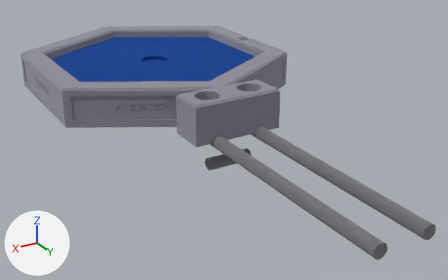
An edit to the glTF model public/models/worn.gltf, drawn before and after from the same camera.
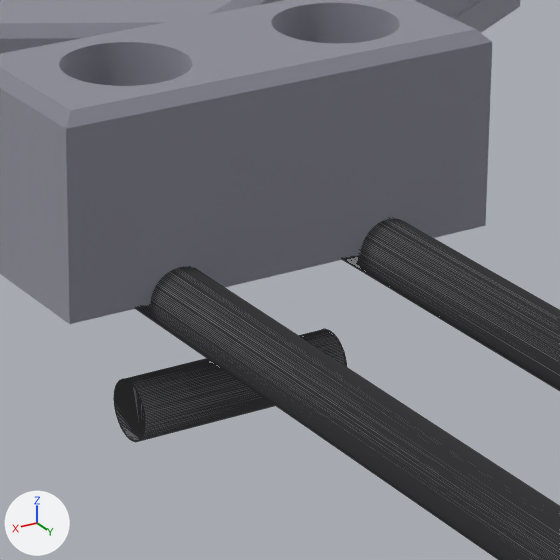
There are two pictures of each version: one whole from a 50 mm camera at (0.0378, 0.0834, 0.0298) aimed at (-0.0014, 0.0181, -0.0029), one close up on the part from 41% to 66% of the width and 30% to 69% of the height. The lights are fixed; the arrows at lower left show +X, +Y and +Z. The first two pictures are the older version. The close-ups show mesh edges as thin lines. Where no turn or scale is listed for an object, it has been applied to the vertices. Vertices at exactly the same position are counted once.

The scene before the commit, as lines of its bpy script (objects in view):
```python
me_mesh_2 = bpy.data.meshes.new('Mesh_2')
me_mesh_2.from_pydata(...)  # a 126-sided cylinder along y spanning x -0.0038..-0.0022, y 0.0215..0.0515, z -0.0008..0.0008
me_mesh_2.materials.append(mat_mat_2)  # grey #a6a6ab
me_mesh_3 = bpy.data.meshes.new('Mesh_3')
me_mesh_3.from_pydata(...)  # a 126-sided cylinder along y spanning x 0.0022..0.0038, y 0.0215..0.0515, z -0.0008..0.0008
me_mesh_3.materials.append(mat_mat_2)  # grey #a6a6ab
me_mesh_4 = bpy.data.meshes.new('Mesh_4')
me_mesh_4.from_pydata(...)  # a 126-sided cylinder along x spanning x -0.003..0.003, y 0.0207..0.0223, z -0.0048..-0.0032
me_mesh_4.materials.append(mat_mat_2)  # grey #a6a6ab
ob_mesh_2 = bpy.data.objects.new('Mesh_2', me_mesh_2)
ob_mesh_2.location = (0.0, 0.0, 0.0)
ob_mesh_3 = bpy.data.objects.new('Mesh_3', me_mesh_3)
ob_mesh_3.location = (0.0, 0.0, 0.0)
ob_mesh_4 = bpy.data.objects.new('Mesh_4', me_mesh_4)
ob_mesh_4.location = (0.0, 0.0, 0.0)
# also in view: 'Mesh_0' at (0.0, 0.002, 0.0026)
```
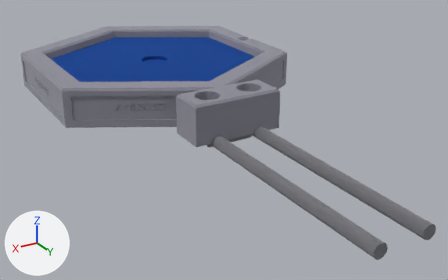
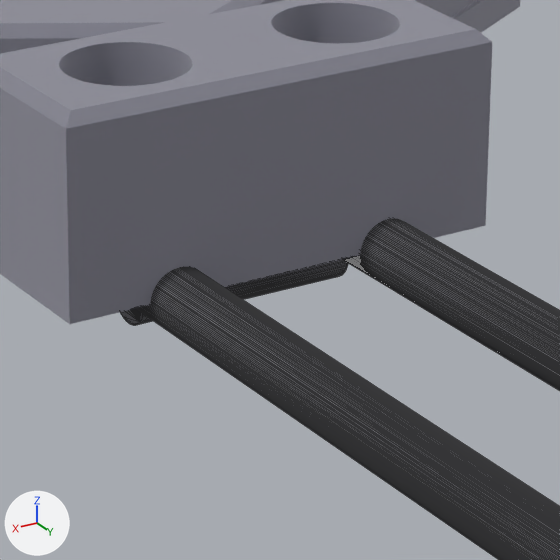
Location of each change, (x1, y1, x2, y2) in pixels of the close-ups (560 x 560 px):
```json
{"object": "Mesh_4", "change": "moved", "before": [114, 329, 347, 442], "after": [120, 260, 348, 325]}
```

The change, as JSON lines over the scene's bpy script:
```json
{"block": "me_mesh_4", "where": "# used by ob_mesh_4; location = (0.0, 0.0, 0.0)"}
{"op": "remove", "block": "me_mesh_4", "code": "me_mesh_4.from_pydata(...)  # 252 vertices, 500 faces; spans x -0.003..0.003, y 0.0207..0.0223, z -0.0048..-0.0032"}
{"op": "add", "block": "me_mesh_4", "code": "me_mesh_4.from_pydata(...)  # 252 vertices, 500 faces; spans x -0.003..0.003, y 0.0207..0.0223, z -0.0016..0.0"}
{"block": "me_mesh_4", "change": "me_mesh_4 part 1: the whole mesh is moved by (0.0, 0.0, 0.0032)"}
```
